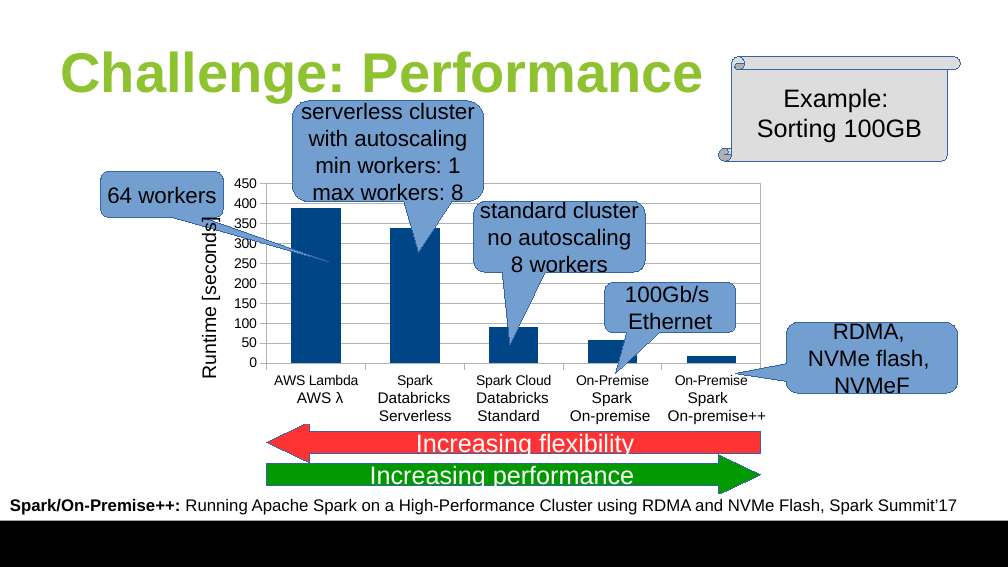
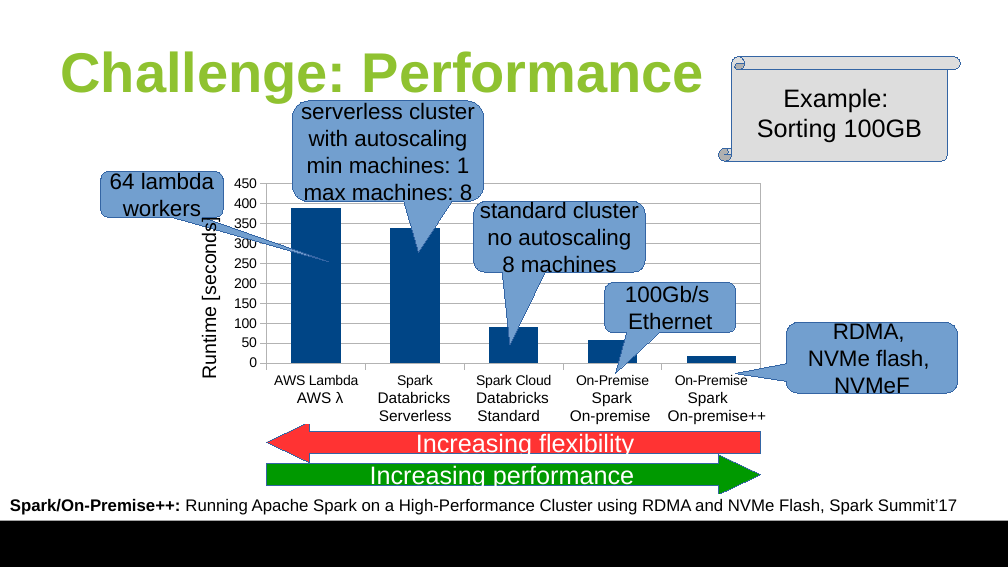
Before and after one commit to huangyibo/spark-summit-18, a slide deck: slide 8 of slides/spark-summit-18.odp. Drawn at 1008x567 pixels with LibreOffice and Linux fonts; fonts in the diff are those of the drawing; background and template pictures are left out. Boxes give left, top, right and bottom in pixels: in the first picture for what was removed or moved away, otherwise in the second. Text is boxed around its words. In the diff, an @@ line names an element or a change of style, - is before the commit and + after.

```diff
--- a/slides/spark-summit-18.odp
+++ b/slides/spark-summit-18.odp
@@ text in rounded speech box at (x1=110, y1=172, x2=214, y2=221): text changed @@
-64 workers
+64 lambda
+workers
@@ text in rounded speech box at (x1=304, y1=156, x2=472, y2=205): text changed @@
-min workers: 1
-max workers: 8
+min machines: 1
+max machines: 8
@@ text in rounded speech box at (x1=502, y1=255, x2=617, y2=277): text changed @@
-8 workers
+8 machines
```
Also in this commit, not shown: 8 other slides changed, 1 other file.
